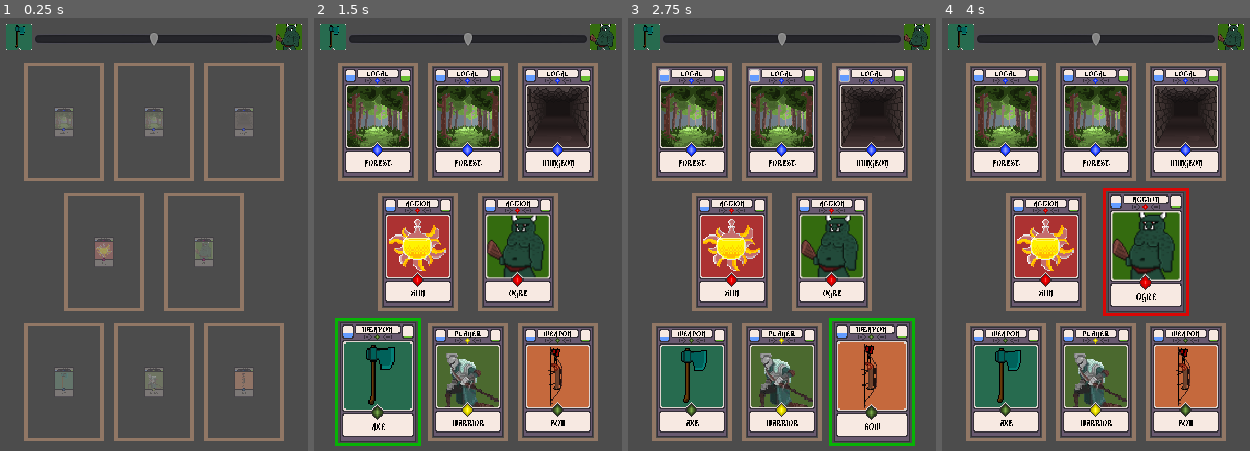
Above: before the commit, frames 1-4 (left to right).
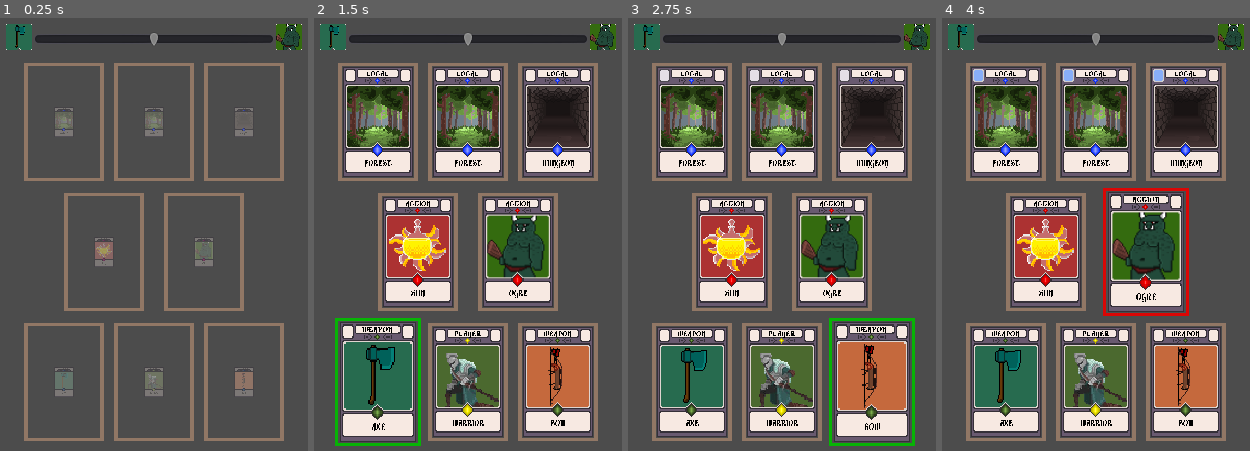
Above: after the commit, the same moments.

Repository: kdds22/Crawler-Card-RPG
Game: Godot game, scene res://scenes/MainCore.tscn
Same seed, same stepped clock (60 frames per second), same inputs: the game is played once before the commit and once after it.
Inputs (mouse positions are in pixels of both pictures, inside the frame that each line leads up to):
- Up to frame 1 (0.25 s): no input
- Up to frame 2 (1.5 s): move the mouse to (468, 381) at 0.52 s; hold P (atk_enemy) 0.53-1.28 s; move the mouse to (378, 381) at 1.27 s; click (378, 381) at 1.35 s
- Up to frame 3 (2.75 s): tap Enter at 2 s; move the mouse to (871, 381) at 2.02 s; hold P (atk_enemy) from 2.03 s (still down)
- Up to frame 4 (4 s): tap Space at 2.75 s; move the mouse to (1046, 251) at 2.77 s; release P (atk_enemy) at 2.78 s; click (1046, 251) at 2.85 s; tap Enter at 3.5 s; move the mouse to (1145, 251) at 3.52 s; hold P (atk_enemy) from 3.53 s (still down)

The runs differ from the first frame. In frame 1, less than 0.1% of the frame differs, in the area x 17-78%, y 21-82%; in frame 2, 0.4%; in frame 3, 0.5%; in frame 4, 0.6%, in the area x 10-90%, y 11-75%.

Commit message:
Sistema de Direcao - CONCLUIDO - Aumento da Velocidade da Animacao de Sinalizacao da Direcao da Carta - Direcao controlada pela MainCore (bool -> Dictionary direction_move)

Diff:
--- a/scenes/CardBase.tscn
+++ b/scenes/CardBase.tscn
@@ -18,7 +18,7 @@
 
 [sub_resource type="Animation" id=3]
 resource_name = "signal"
-length = 2.0
+length = 1.5
 loop = true
 tracks/0/type = "value"
 tracks/0/path = NodePath("Signal:modulate")
@@ -35,7 +35,7 @@
 
 [sub_resource type="Animation" id=4]
 resource_name = "signal"
-length = 2.0
+length = 1.5
 loop = true
 tracks/0/type = "value"
 tracks/0/path = NodePath("Signal:modulate")
@@ -222,14 +222,12 @@
 }
 
 [node name="CardBase" type="RigidBody2D"]
-modulate = Color( 1, 1, 1, 0 )
 scale = Vector2( 1.5, 1.5 )
 mode = 3
 contact_monitor = true
 script = ExtResource( 1 )
 
 [node name="Sprite" type="Sprite" parent="."]
-editor/display_folded = true
 texture = ExtResource( 2 )
 
 [node name="ImageType" type="Sprite" parent="Sprite"]
@@ -294,8 +292,6 @@
 margin_top = -98.0
 margin_right = -20.0
 margin_bottom = -86.0
-step = 5.0
-value = 20.0
 texture_under = ExtResource( 6 )
 texture_progress = ExtResource( 7 )
 fill_mode = 3
@@ -303,8 +299,11 @@
 
 [node name="Signal" type="Sprite" parent="Sprite/TextureProgressGoal"]
 modulate = Color( 1, 1, 1, 0 )
+position = Vector2( 5, 6 )
 texture = ExtResource( 8 )
-centered = false
+
+[node name="Sprite" type="Sprite" parent="Sprite/TextureProgressGoal/Signal"]
+texture = ExtResource( 7 )
 
 [node name="Anim" type="AnimationPlayer" parent="Sprite/TextureProgressGoal"]
 anims/signal = SubResource( 3 )
@@ -318,8 +317,6 @@
 margin_top = -98.0
 margin_right = -70.0
 margin_bottom = -86.0
-step = 5.0
-value = 40.0
 texture_under = ExtResource( 6 )
 texture_progress = ExtResource( 9 )
 fill_mode = 3
@@ -327,8 +324,11 @@
 
 [node name="Signal" type="Sprite" parent="Sprite/TextureProgressItem"]
 modulate = Color( 1, 1, 1, 0 )
+position = Vector2( 5, 6 )
 texture = ExtResource( 8 )
-centered = false
+
+[node name="Sprite" type="Sprite" parent="Sprite/TextureProgressItem/Signal"]
+texture = ExtResource( 9 )
 
 [node name="Anim" type="AnimationPlayer" parent="Sprite/TextureProgressItem"]
 anims/signal = SubResource( 4 )
--- a/scripts/global/CardManager.gd
+++ b/scripts/global/CardManager.gd
@@ -231,31 +231,31 @@
 	var image : String
 	var local_chance : int # chance de mudança de ambiente, se puder
 
-	var goal_distance = CoreSystemManager.goal_distance
-	var special_item_distance = CoreSystemManager.special_item_distance
+	var goal_distance : int
+	var special_item_distance : int
 
 	# Mantem a direção da carta ESCOLHIDA e aumenta o contador especifico
 	if index == info["Index"]:
 		print("----------->",info["Distance_Goal"], info["Distance_Special_Item"])
-		var distance = CoreSystemManager.increment_decrement_distance_card_local(info["Distance_Goal"], info["Distance_Special_Item"])
+		var dir = direction_move[info["Group"]+"_direction"]
+		var distance = CoreSystemManager.increment_decrement_distance_card_local(info["Distance_Goal"], info["Distance_Special_Item"], dir)
 		goal_distance = distance[0]
 		special_item_distance = distance[1]
-		direction_move[info["Group"]+"_direction"] = distance[2]
+#		direction_move[info["Group"]+"_direction"] = distance[2]
 		#parei aqui!
-		print("\n\n\nDistance: ",distance[2]," - ",direction_move[info["Group"]+"_direction"])
+		print("\n\n\nDistance: ",distance[2]," ->>>> ",direction_move[info["Group"]+"_direction"])
 #		var direction = CoreSystemManager.get_chance()
 #		if direction >= 50:
-		if distance[2]:
+		if direction_move[info["Group"]+"_direction"]:
 			get_node("/root/MainCore/CoreDirection/HSlider").value += CoreSystemManager.actual_distance_difficulty
 		else:
 			get_node("/root/MainCore/CoreDirection/HSlider").value -= CoreSystemManager.actual_distance_difficulty
-
-
 	else:
-		var distance = CoreSystemManager.increment_decrement_distance_card_local(CoreSystemManager.actual_card_local["Distance_Goal"], CoreSystemManager.actual_card_local["Distance_Special_Item"])
+		direction_move[info["Group"]+"_direction"] = CoreSystemManager.get_goal_or_specialItem()
+		var dir = direction_move[info["Group"]+"_direction"]
+		var distance = CoreSystemManager.increment_decrement_distance_card_local(CoreSystemManager.actual_card_local["Distance_Goal"], CoreSystemManager.actual_card_local["Distance_Special_Item"], dir)
 		goal_distance = distance[0]
 		special_item_distance = distance[1]
-		direction_move[info["Group"]+"_direction"] = CoreSystemManager.get_goal_or_specialItem()
 
 	if change: # se o ambiente mudar
 		local_chance = CoreSystemManager.get_chance()
--- a/scripts/global/CoreSystemManager.gd
+++ b/scripts/global/CoreSystemManager.gd
@@ -67,19 +67,17 @@
 func start_local_card_goal_item() -> Array:
 	var chance = get_chance()
 	if chance >= 50:
-		print("\nRetornou Objetivo: [55, 45]")
-		return [55, 45]
+		return [actual_distance_difficulty, 0]
 	else:
-		print("\nRetornou Item_Especial: [45, 55]")
-		return [45, 55]
+		return [0, actual_distance_difficulty]
 
 	# func start_local_card_goal_item
 
 
 # RETORNA novos valores para os contadores, INCREMENTANDO ou DECREMENTANDO
-func increment_decrement_distance_card_local(goal, item) -> Array:
+func increment_decrement_distance_card_local(goal, item, dir) -> Array:
 	var direction : bool
-	if goal > item:
+	if dir:
 		goal_distance = goal + actual_distance_difficulty
 		special_item_distance = item - actual_distance_difficulty
 		direction = true
